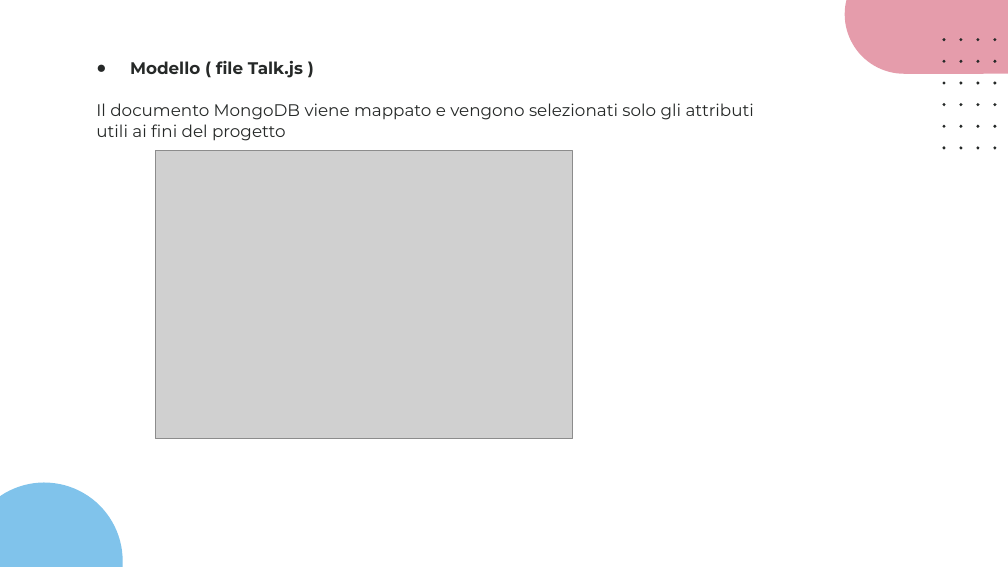
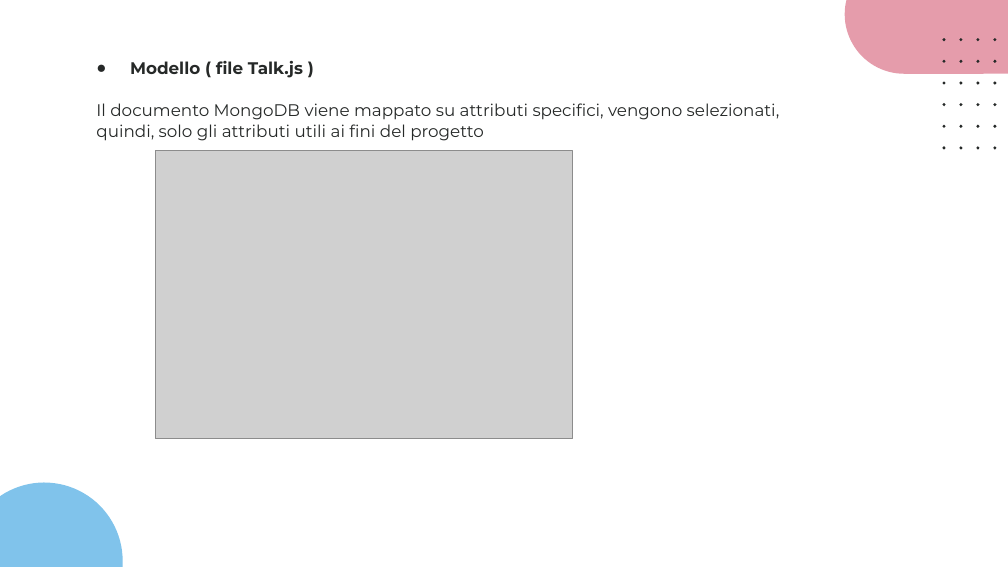
Before and after one commit to giotentori/unibg_cloud_and_mobile, a slide deck: slide 28 of Progetto_TCM/Progetto3.0/CommuniTEDx_3.0.pptx (slide 27 before the commit). Drawn at 1008x567 pixels with LibreOffice and Linux fonts; fonts in the diff are those of the drawing; grey boxes stand for pictures. Boxes give left, top, right and bottom in pixels: in the first picture for what was removed or moved away, otherwise in the second. Text is boxed around its words. In the diff, an @@ line names an element or a change of style, - is before the commit and + after.

```diff
--- a/Progetto_TCM/Progetto3.0/CommuniTEDx_3.0.pptx
+++ b/Progetto_TCM/Progetto3.0/CommuniTEDx_3.0.pptx
@@ text at [96, 103, 780, 141]: text changed @@
-Il documento MongoDB viene mappato e vengono selezionati solo gli attributi utili ai fini del progetto
+Il documento MongoDB viene mappato su attributi specifici, vengono selezionati, quindi, solo gli attributi utili ai fini del progetto
```
Also in this commit, not shown: 5 other slides changed, 11 slides added, 5 other files.
